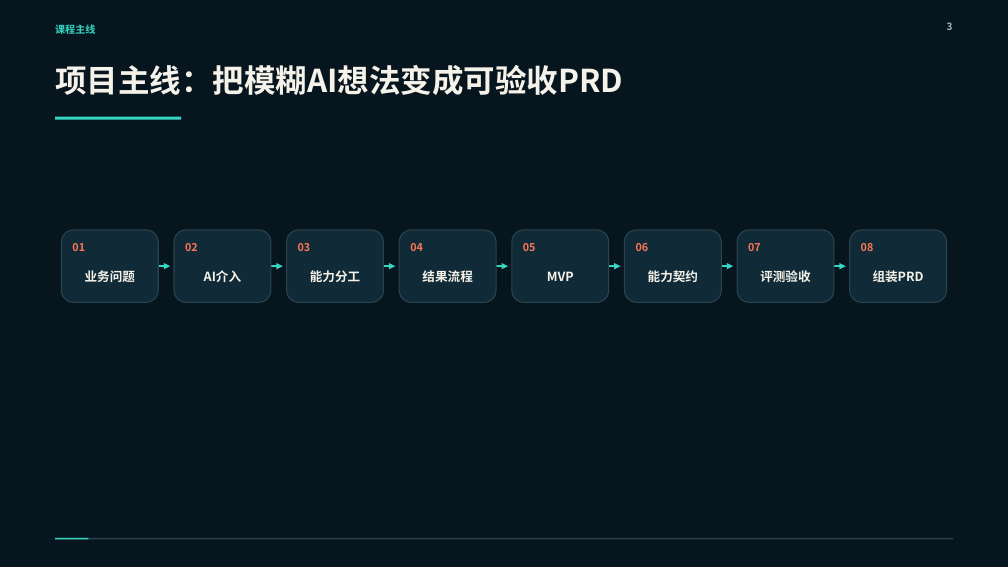
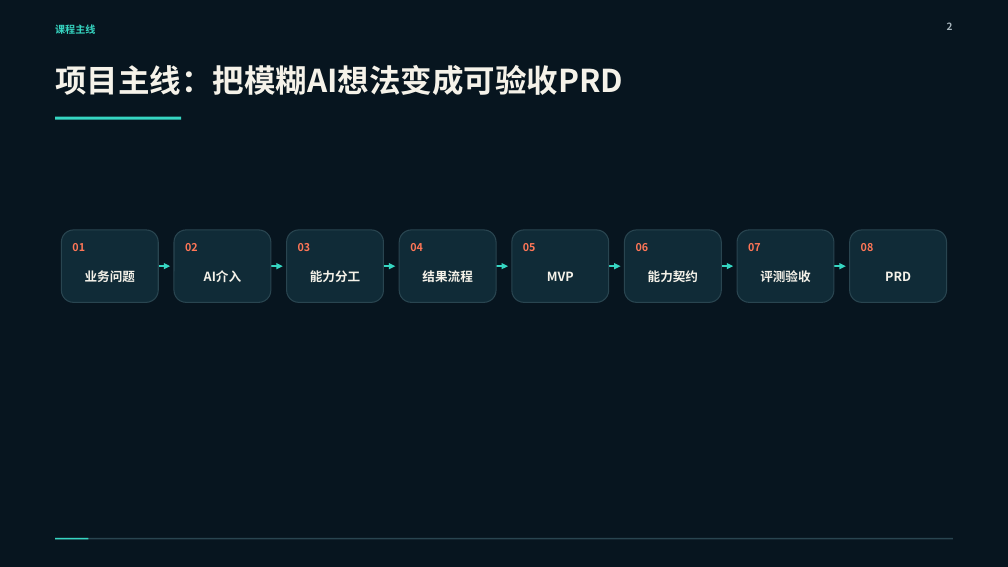
Before and after one commit to zhangkai2237/AI-Course, a slide deck: slide 2 of 课程生产/第一阶段/第10课_AI产品方案与PRD设计实战_重做工作区/第10课_正式PPT_教学主线修订版.pptx (slide 3 before the commit). Drawn at 1008x567 pixels with LibreOffice and Linux fonts; fonts in the diff are those of the drawing. Boxes give left, top, right and bottom in pixels: in the first picture for what was removed or moved away, otherwise in the second. Text is boxed around its words. In the diff, an @@ line names an element or a change of style, - is before the commit and + after.

```diff
--- a/课程生产/第一阶段/第10课_AI产品方案与PRD设计实战_重做工作区/第10课_正式PPT_教学主线修订版.pptx
+++ b/课程生产/第一阶段/第10课_AI产品方案与PRD设计实战_重做工作区/第10课_正式PPT_教学主线修订版.pptx
@@ text at (885,271,911,281): text changed @@
-组装PRD
+PRD
```
Also in this commit, not shown: 8 other slides changed, 15 slides removed, 3 other files.
